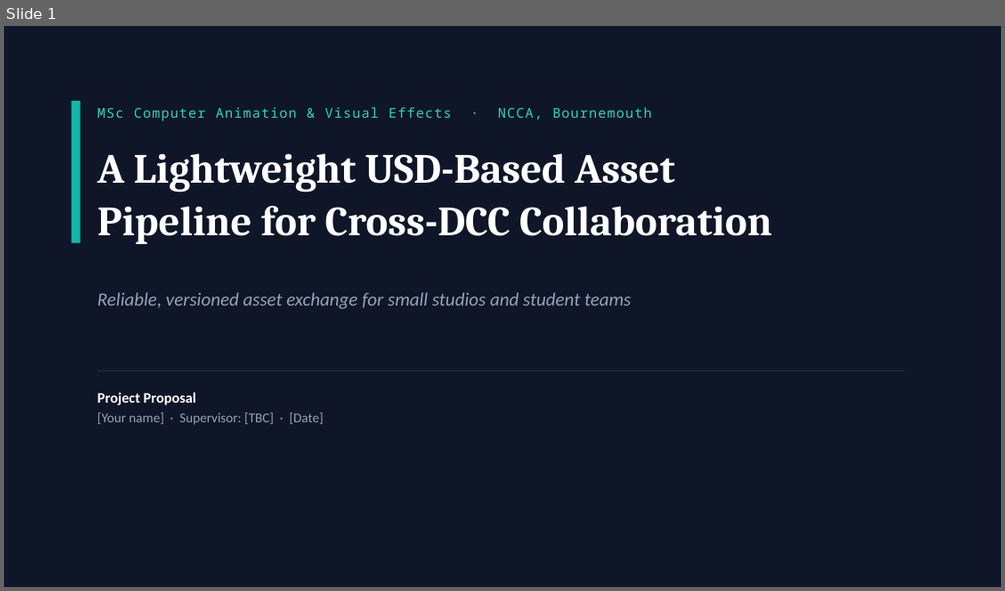
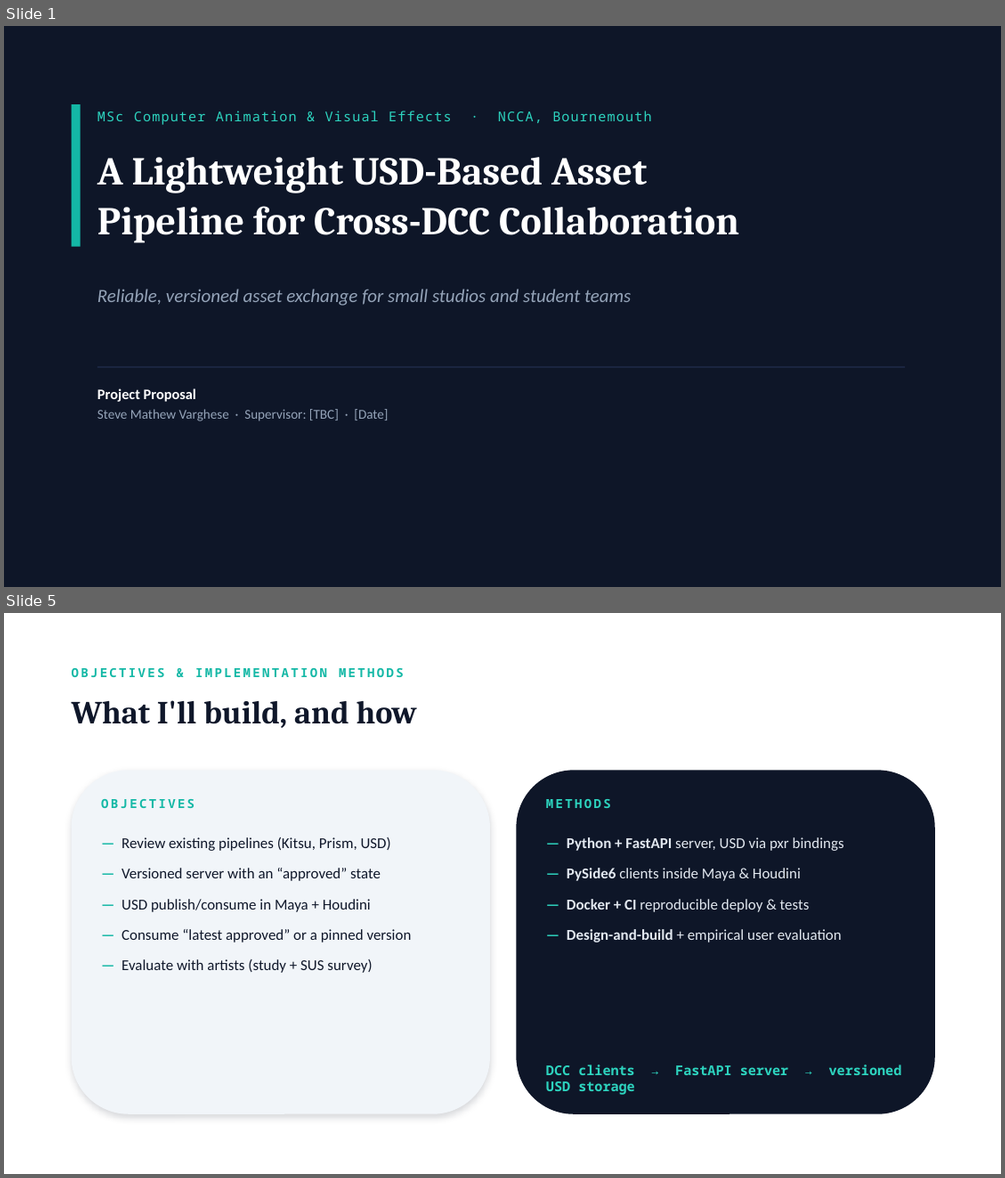
Before and after one commit to steve-mathew-v/usd-asset-pipeline, a slide deck: docs/MSc_Proposal.pptx. Shown one above the other, each under a label of ours: slide 1 before the commit, slides 1 and 5 after it; the slides between them are not shown. The pictures are 1005x591 and 1005x1178 pixels, drawn with LibreOffice and Linux fonts; fonts in the diff are those of the drawing. Boxes give left, top, right and bottom in pixels: in the first picture for what was removed or moved away, otherwise in the second. Text is boxed around its words. In the diff, an @@ line names an element or a change of style, - is before the commit and + after.

```diff
--- a/docs/MSc_Proposal.pptx
+++ b/docs/MSc_Proposal.pptx
@@ slide 5 added at bbox=[4, 613, 1001, 1174], background #FFFFFF @@
@@ text added at bbox=[72, 668, 404, 677], 12 pt, text #14B8A6, bold @@
+OBJECTIVES & IMPLEMENTATION METHODS
@@ text added at bbox=[72, 700, 417, 728], 31 pt, text #0F172A, bold @@
+What I'll build, and how
@@ rounded rectangle added at bbox=[72, 770, 490, 1114], fill #F1F5F9 @@
@@ rounded rectangle added at bbox=[517, 770, 935, 1114], fill #0E1628 @@
@@ text added at bbox=[101, 799, 194, 808], 12 pt, text #14B8A6, bold @@
+OBJECTIVES
@@ text added at bbox=[546, 799, 611, 808], 12 pt, text #2DD4BF, bold @@
+METHODS
@@ text added at bbox=[121, 837, 412, 973], 14.5 pt, text #0F172A @@
+— Review existing pipelines (Kitsu, Prism, USD)
+— Versioned server with an “approved” state
+— USD publish/consume in Maya + Houdini
+— Consume “latest approved” or a pinned version
+— Evaluate with artists (study + SUS survey)
@@ text added at bbox=[566, 837, 844, 942], 14.5 pt, text #E2E8F0 @@
+— Python + FastAPI server, USD via pxr bindings
+— PySide6 clients inside Maya & Houdini
+— Docker + CI reproducible deploy & tests
+— Design-and-build + empirical user evaluation
@@ text added at bbox=[546, 1064, 902, 1075], 13 pt, text #2DD4BF, bold @@
+DCC clients → FastAPI server → versioned USD storage
@@ slide 1 changed as well @@
@@ rectangle: place and size @@
-rectangle at bbox=[72, 101, 81, 243]
+rectangle at bbox=[72, 104, 81, 247]
@@ text "MSc Computer Animation & Visual ...": place and size @@
-text "MSc Computer Animation & Visual ..." at bbox=[97, 107, 651, 121]
+text "MSc Computer Animation & Visual ..." at bbox=[97, 111, 651, 125]
@@ text "A Lightweight USD-Based Asset" at bbox=[97, 157, 739, 243]: size 40 to 38 pt @@
@@ text "Reliable, versioned asset exchange for ...": place and size @@
-text "Reliable, versioned asset exchange for ..." at bbox=[97, 292, 631, 309]
+text "Reliable, versioned asset exchange for ..." at bbox=[97, 289, 631, 305]
@@ rectangle: place and size @@
-rectangle at bbox=[97, 370, 905, 371]
+rectangle at bbox=[97, 366, 905, 368]
@@ text at bbox=[97, 409, 388, 421]: text changed @@
-[Your name] · Supervisor: [TBC] · [Date]
+Steve Mathew Varghese · Supervisor: [TBC] · [Date]
```
Also in this commit, not shown: 1 other slide changed, 4 other slides added, 8 slides removed, 27 other files.
